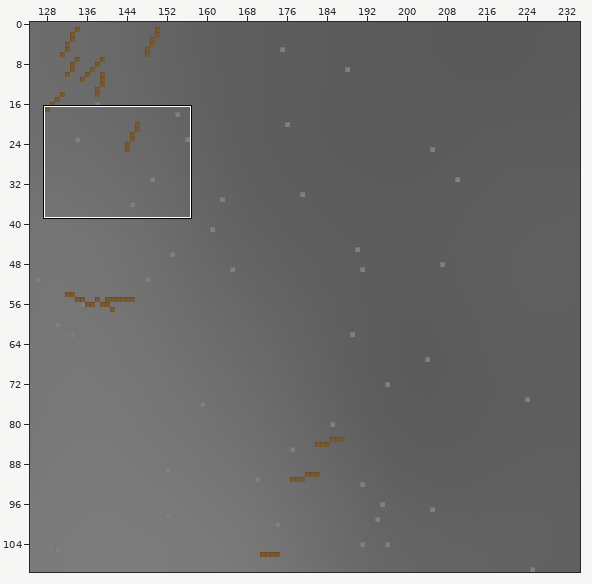
Tiled map, stored at content/core/maps/karhumaki.tmx. The first picture is a wide view before the edit; the outline marks the close-up.
Close-up. Before:
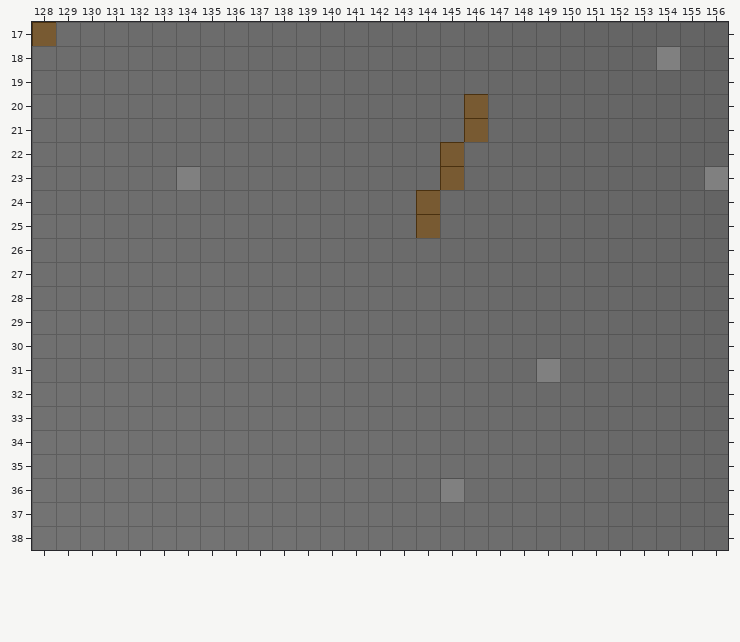
Cells are 16x16 px. Shown: x 128..156, y 17..38. The commit also changed other parts of the map, which this record leaves out.
After the commit:
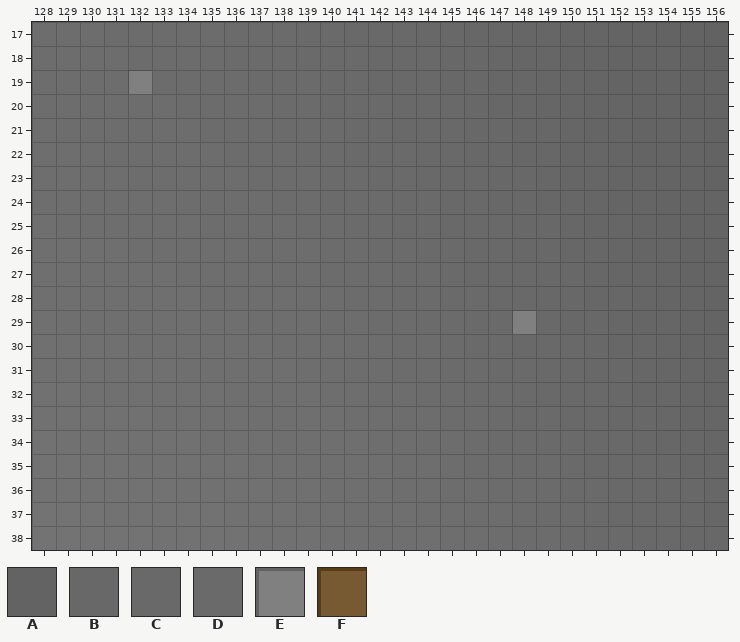
Key: from "heights_fine": A 172, B 183, C 185, D 188; from "obstacles": E 0, F 2.
_ is an empty cell, # one hidden under a higher layer.
The edit:
{"where": "layer \"height\""}
{"y":20,"x":146,"old":"#","new":"B"}
{"y":21,"x":146,"old":"#","new":"B"}
{"y":23,"x":145,"old":"#","new":"C"}
{"y":23,"x":156,"old":"#","new":"A"}
{"y":25,"x":144,"old":"#","new":"D"}
{"y":29,"x":148,"old":"D","new":"#"}
{"y":31,"x":149,"old":"#","new":"C"}
{"where": "layer \"obstacles\""}
{"y":17,"x":128,"old":"F","new":"_"}
{"y":18,"x":154,"old":"E","new":"_"}
{"y":20,"x":146,"old":"F","new":"_"}
{"y":21,"x":146,"old":"F","new":"_"}
{"y":22,"x":145,"old":"F","new":"_"}
{"y":23,"x":145,"old":"F","new":"_"}
{"y":23,"x":156,"old":"E","new":"_"}
{"y":24,"x":144,"old":"F","new":"_"}
{"y":25,"x":144,"old":"F","new":"_"}
{"y":29,"x":148,"old":"_","new":"E"}
{"y":31,"x":149,"old":"E","new":"_"}
